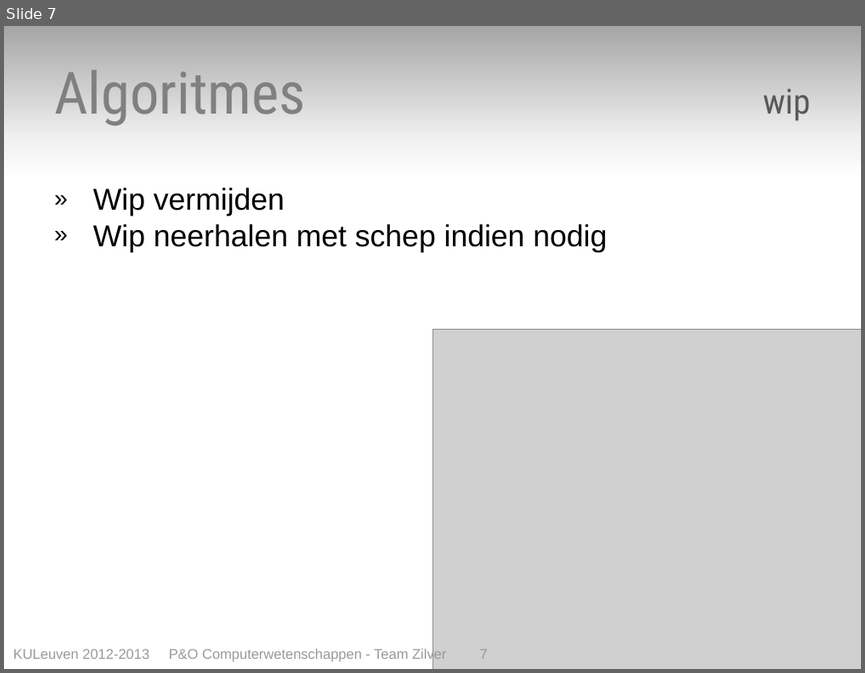
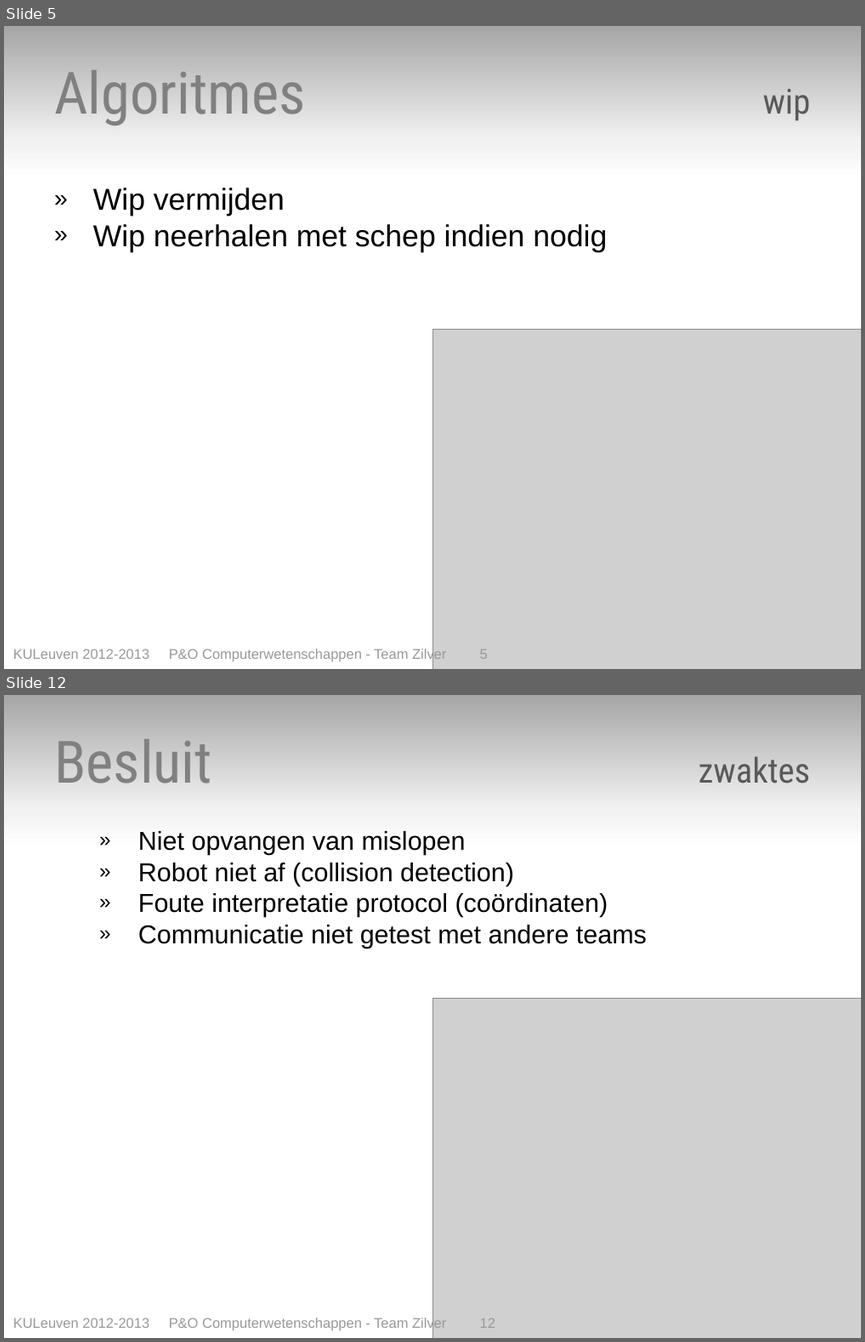
Before and after one commit to toonn/SilverSurfer, a slide deck: SilverSurferVerslag/Presentatie/Presentatie eindverslag - team zilver.pptx. Shown one above the other, each under a label of ours: slide 7 before the commit, slides 5 and 12 after it; the slides between them are not shown. The pictures are 865x673 and 865x1342 pixels, drawn with LibreOffice and Linux fonts; fonts in the diff are those of the drawing; grey boxes stand for pictures. Boxes give left, top, right and bottom in pixels: in the first picture for what was removed or moved away, otherwise in the second. Text is boxed around its words. In the diff, an @@ line names an element or a change of style, - is before the commit and + after.

```diff
--- a/SilverSurferVerslag/Presentatie/Presentatie eindverslag - team zilver.pptx
+++ b/SilverSurferVerslag/Presentatie/Presentatie eindverslag - team zilver.pptx
@@ slide 12 added at [4,695,861,1338], background gradient #A6A6A6 to #F2F2F2 to #FFFFFF @@
@@ text added at [54,739,811,783], 54 pt, text #808080 @@
+Besluit zwaktes
@@ text added at [138,831,647,948], 24 pt, text #000000 @@
+    » Niet opvangen van mislopen
+    » Robot niet af (collision detection)
+    » Foute interpretatie protocol (coördinaten)
+    » Communicatie niet getest met andere teams
@@ picture added at [433,998,861,1338] @@
@@ text added at [13,1316,495,1331], 13 pt, text #999999 @@
+KULeuven 2012-2013 P&O Computerwetenschappen - Team Zilver 12
@@ what was slide 7 is now slide 5 @@
@@ text at [13,647,488,662]: text changed @@
-KULeuven 2012-2013 P&O Computerwetenschappen - Team Zilver 7
+KULeuven 2012-2013 P&O Computerwetenschappen - Team Zilver 5
```
Also in this commit, not shown: 7 slides changed, 2 other slides added, 3 slides removed.
